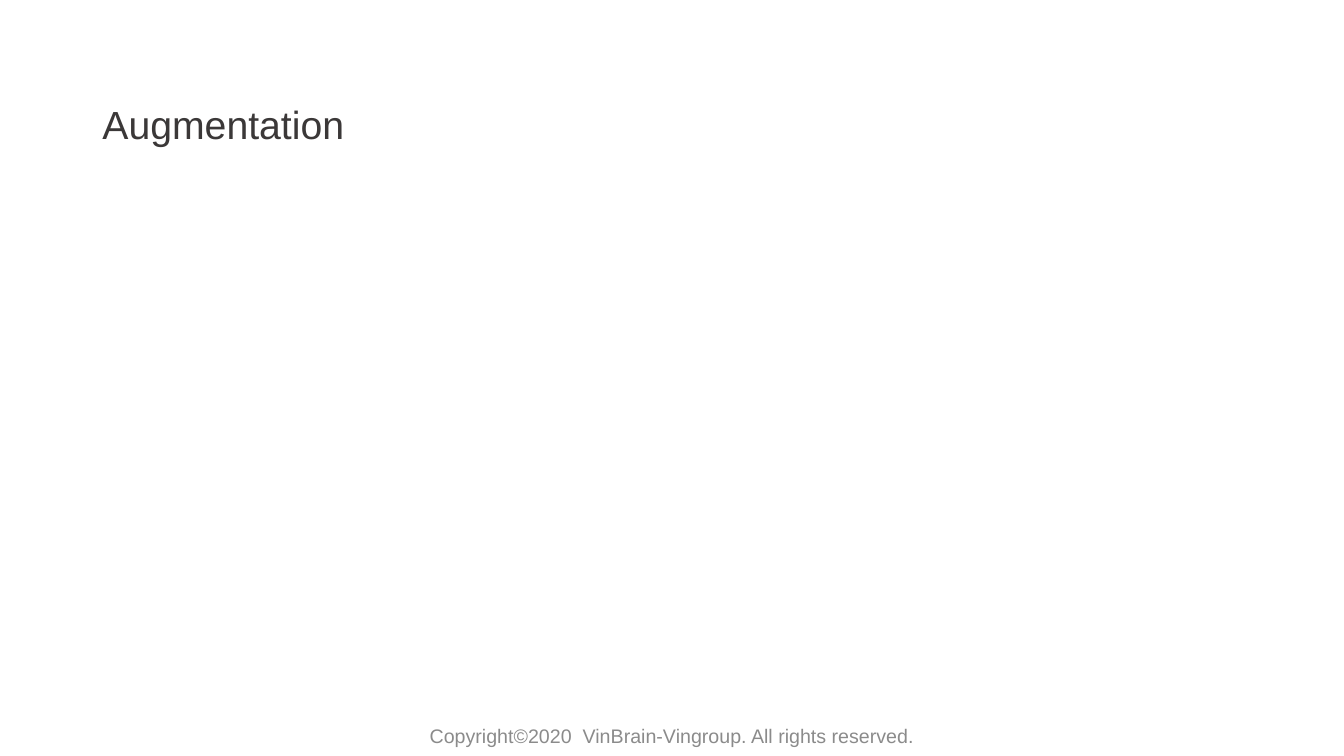
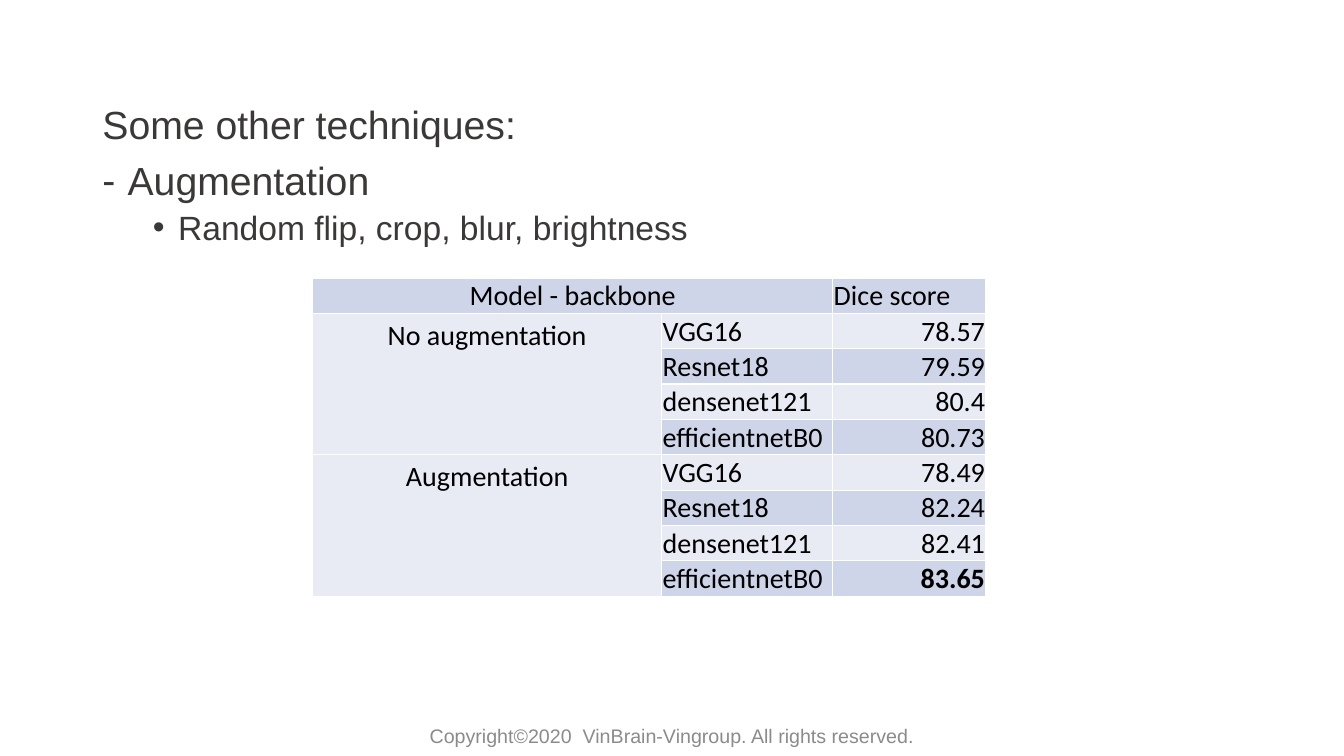
Before and after one commit to huyentls1114/vinbrain-internship, a slide deck: slide 13 of mid_term/mid_term.pptx (slide 8 before the commit). Drawn at 1344x756 pixels with LibreOffice and Linux fonts; fonts in the diff are those of the drawing; background and template pictures are left out. Boxes give left, top, right and bottom in pixels: in the first picture for what was removed or moved away, otherwise in the second. Text is boxed around its words. In the diff, an @@ line names an element or a change of style, - is before the commit and + after.

```diff
--- a/mid_term/mid_term.pptx
+++ b/mid_term/mid_term.pptx
@@ text at <box>102,110,516,147</box>: paragraph added @@
+Some other techniques:
@@ text at <box>128,166,370,203</box>: bullet none to - @@
@@ text at <box>178,215,688,247</box>: paragraph added @@
+  • Random flip, crop, blur, brightness
@@ table added at <box>313,278,986,593</box>, 9 rows, 3 columns @@
+Model - backbone |  | Dice score
+No augmentation | VGG16 | 78.57
+ | Resnet18 | 79.59
+ | densenet121 | 80.4
+ | efficientnetB0 | 80.73
+Augmentation | VGG16 | 78.49
+ | Resnet18 | 82.24
+ | densenet121 | 82.41
+ | efficientnetB0 | 83.65
```
Also in this commit, not shown: 7 other slides changed, 6 slides added, 2 other files.
